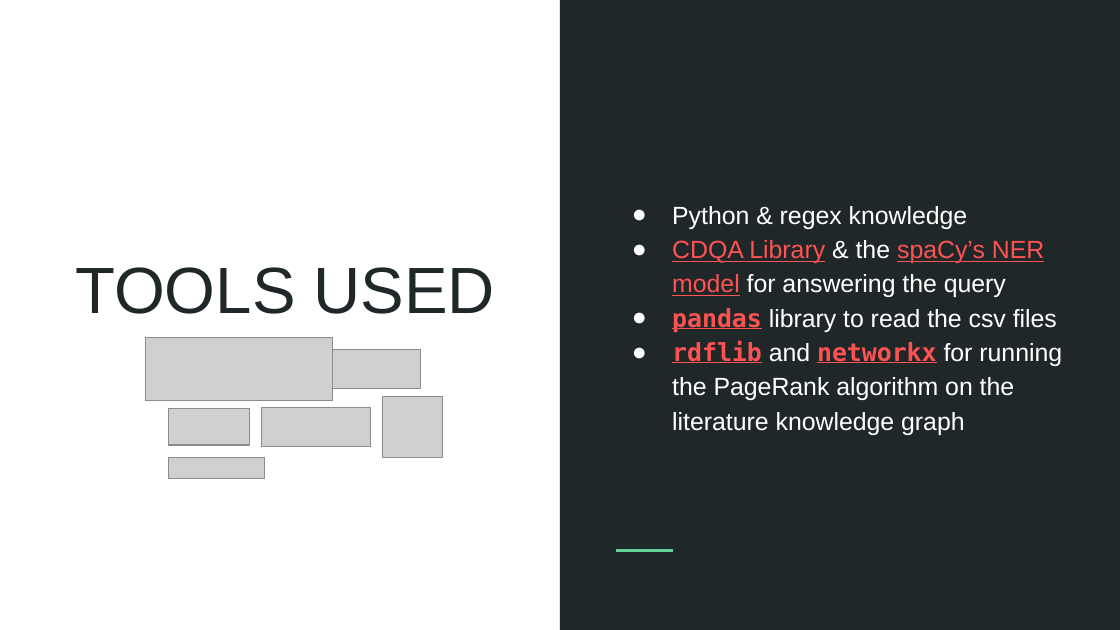
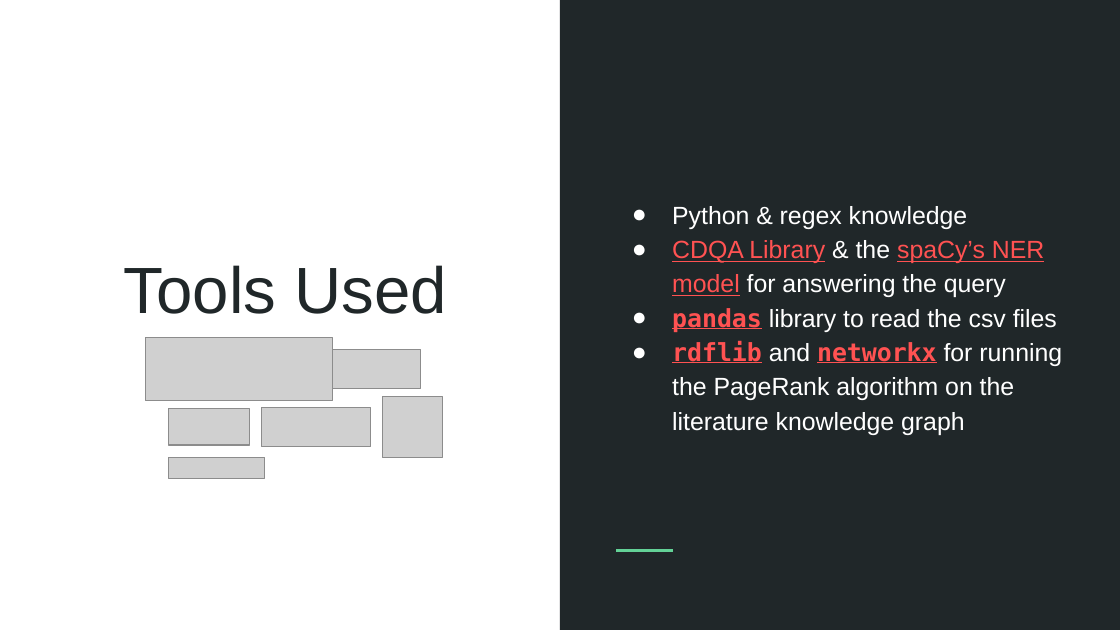
Before and after one commit to lydiatse/cs586, a slide deck: slide 7 of presentation/final_presentation.pptx. Drawn at 1120x630 pixels with LibreOffice and Linux fonts; fonts in the diff are those of the drawing; grey boxes stand for pictures. Boxes give left, top, right and bottom in pixels: in the first picture for what was removed or moved away, otherwise in the second. Text is boxed around its words. In the diff, an @@ line names an element or a change of style, - is before the commit and + after.

```diff
--- a/presentation/final_presentation.pptx
+++ b/presentation/final_presentation.pptx
@@ title at (124, 265, 447, 314): text changed @@
-TOOLS USED
+Tools Used
```
Also in this commit, not shown: 12 other slides changed, 1 slide added, 1 other file.
